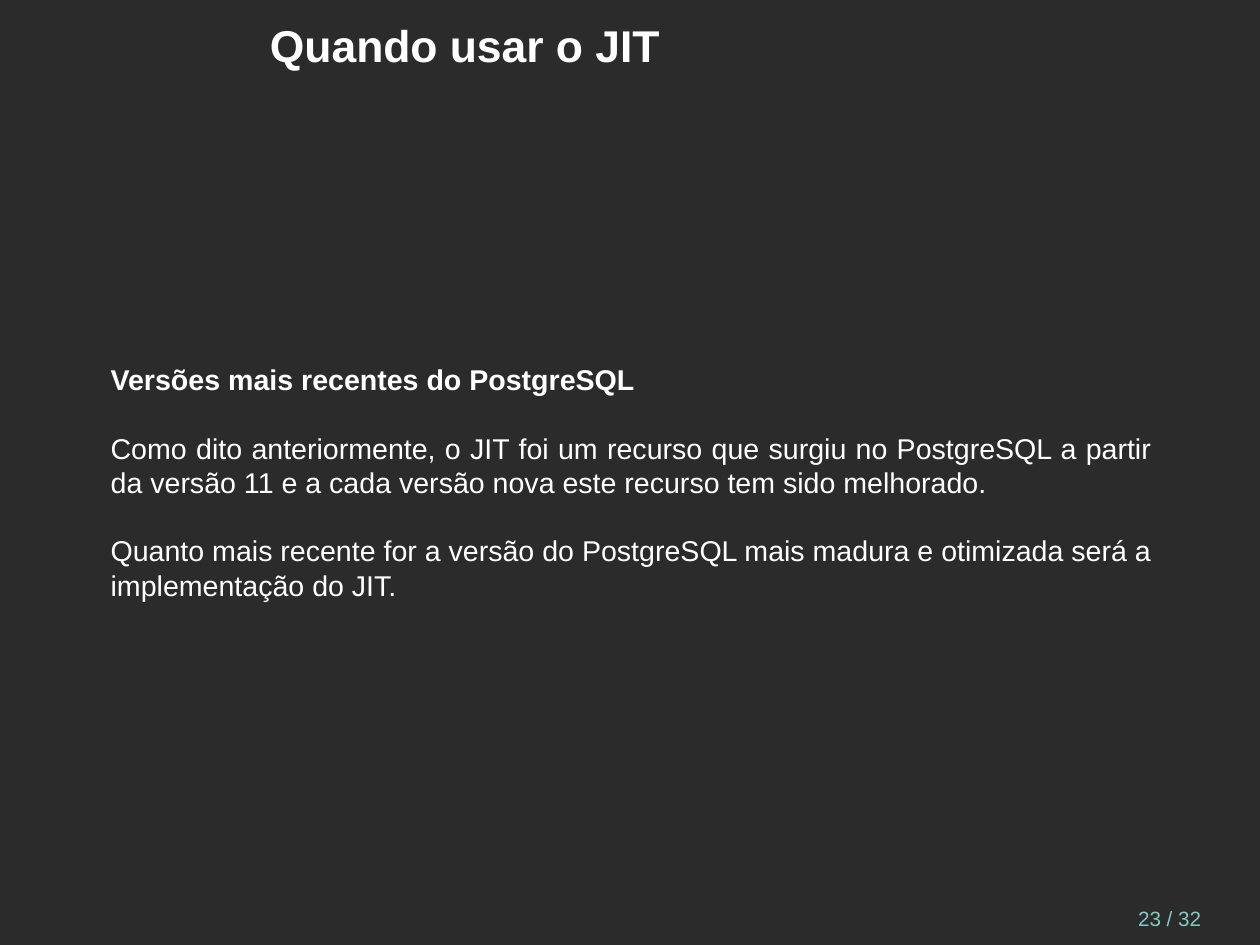
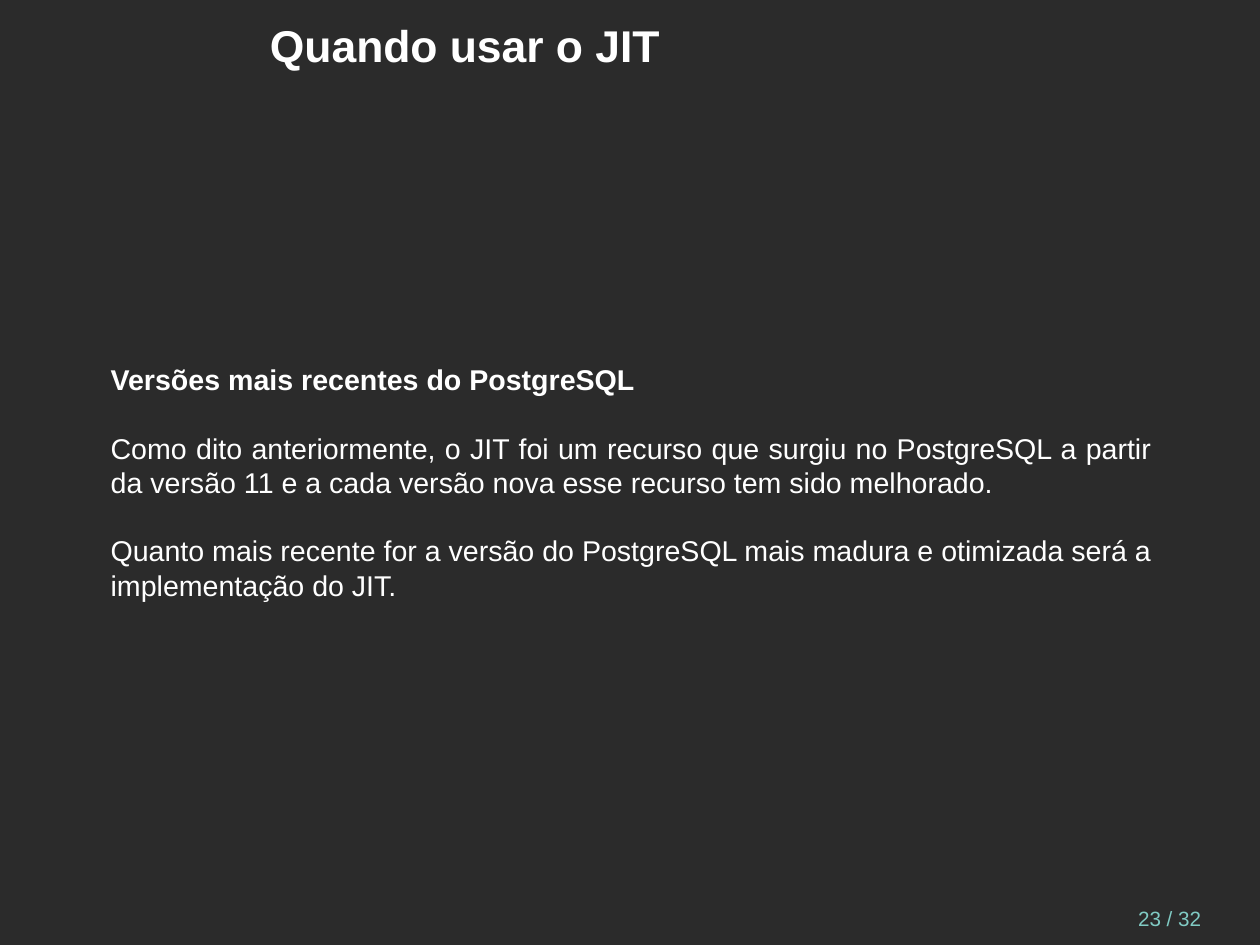
Before and after one commit to juliano777/my_slides, a slide deck: slide 23 of postgresql/pgconf/2025/jit/jit-pt_br.odp. Drawn at 1260x945 pixels with LibreOffice and Linux fonts; fonts in the diff are those of the drawing; background and template pictures are left out; a plain dark background stands for a picture behind light text. Boxes give left, top, right and bottom in pixels: in the first picture for what was removed or moved away, otherwise in the second. Text is boxed around its words. In the diff, an @@ line names an element or a change of style, - is before the commit and + after.

```diff
--- a/postgresql/pgconf/2025/jit/jit-pt_br.odp
+++ b/postgresql/pgconf/2025/jit/jit-pt_br.odp
@@ text at [111, 438, 1151, 494]: text changed @@
-Como dito anteriormente, o JIT foi um recurso que surgiu no PostgreSQL a partir da versão 11 e a cada versão nova este recurso tem sido melhorado.
+Como dito anteriormente, o JIT foi um recurso que surgiu no PostgreSQL a partir da versão 11 e a cada versão nova esse recurso tem sido melhorado.
```
Also in this commit, not shown: 6 other slides changed, 1 other file.
